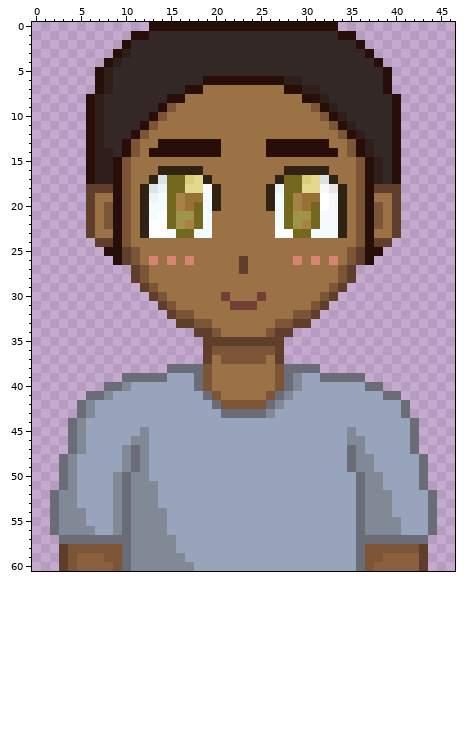
One commit to this pixel-art sprite: src/img/jason.png. Above is the file before it was changed.
The file is 188x244 pixels, drawn in blocks of 4x4; one block is one cell here.
New version:
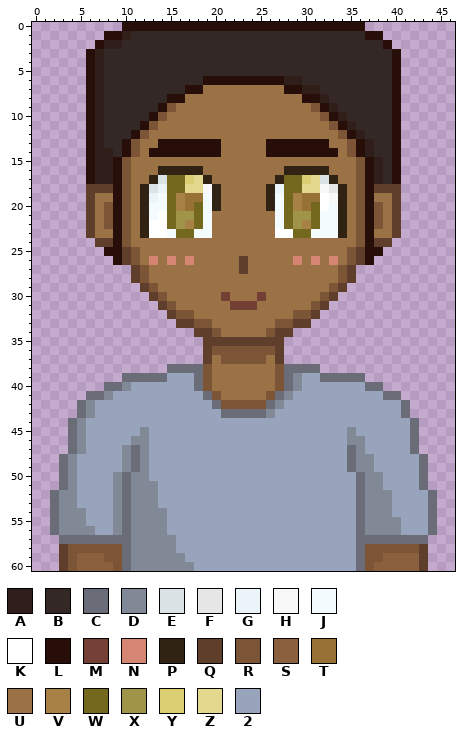
Palette (. is transparent): A #301e1b  B #342826  C #6a6d78  D #818997  E #dae3e6  F #e6e6e6  G #ebf4f8  H #f8f8f8  J #f3fbff  K #ffffff  L #280e09  M #744036  N #d78573  P #312313  Q #603e2c  R #7c5436  S #8b603f  T #977135  U #9b7246  V #a78146  W #74681e  X #9f9448  Y #dbcd72  Z #e3d88e  2 #98a4bb
From old to new:
y 0: x 10..12 ... -> LLL; x 34..36 ... -> LLL
y 1: x 8..12 ...LL -> LLABB; x 34..38 LL... -> BBBLL
y 2: x 7..10 ...L -> LAAB; x 36..39 L... -> BBBL
y 3: x 6..10 ...LA -> LABBB; x 37..40 L... -> BBBL
y 4: x 6..9 ..LA -> LABB; x 38..40 L.. -> BBL
y 5..7: x 6..8 .LA -> LAB; x 39..40 L. -> BL
Pixel boxes of the changes (left, top, right, bottom) in both pictures:
changed: (86, 22, 149, 94)
changed: (338, 22, 401, 94)
